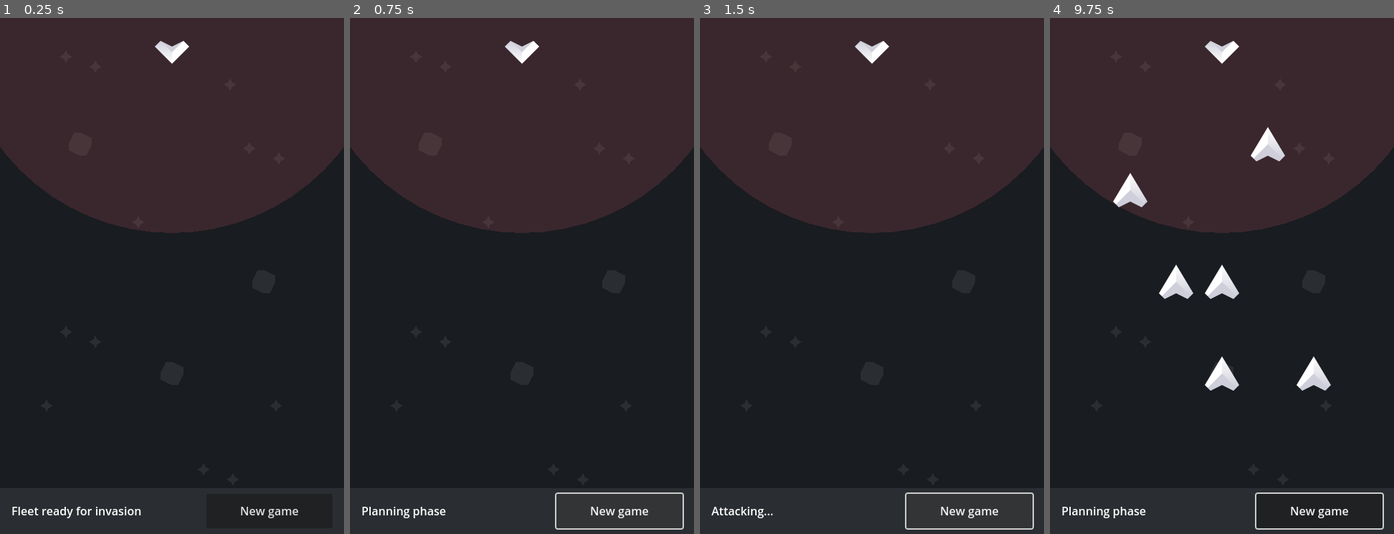
Above: before the commit, frames 1-4 (left to right).
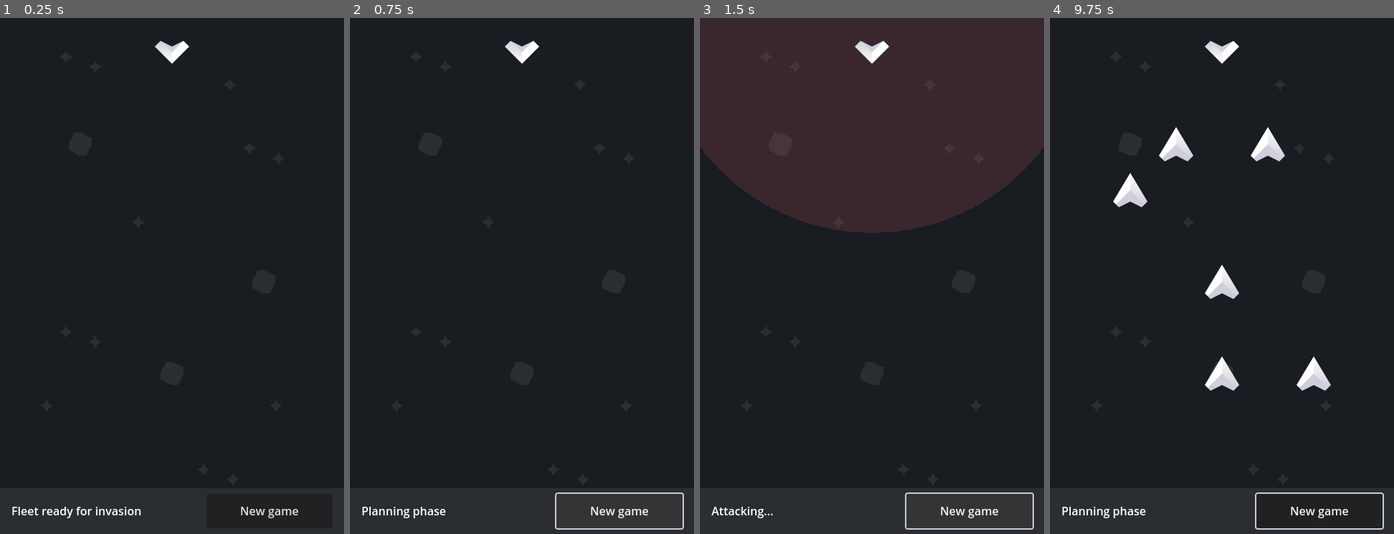
Above: after the commit, the same moments.

Repository: fabiomix/gmtk-2023
Game: Godot game, scene res://scenes/Main.tscn
The game is run twice, just before and just after one commit, with the same random seed, the same clock (stepped at 60 frames per second) and the same inputs.
Inputs (mouse positions are in pixels of both pictures, inside the frame that each line leads up to):
- Up to frame 1 (0.25 s): no input
- Up to frame 2 (0.75 s): click "New game" at 0.5 s
- Up to frame 3 (1.5 s): click "New game" at 1.25 s
- Up to frame 4 (9.75 s): click "New game" at 2 s; tap Enter at 2.75, 4.25, 5.75 s; move the mouse to (1297, 250) at 2.77 s; press the mouse at (1297, 250) at 2.78 s; tap Space at 3.5, 5, 6.5 s; move the mouse to (1153, 301) at 3.52 s; release the mouse at (1153, 301) at 3.53 s; click (1153, 301) at 3.6 s; move the mouse to (1256, 162) at 4.27 s; press the mouse at (1256, 162) at 4.28 s; move the mouse to (1204, 379) at 5.02 s; release the mouse at (1204, 379) at 5.03 s; click (1204, 379) at 5.1 s; move the mouse to (1325, 353) at 5.77 s; press the mouse at (1325, 353) at 5.78 s; move the mouse to (1118, 198) at 6.52 s; release the mouse at (1118, 198) at 6.53 s; click (1118, 198) at 6.6 s; move the mouse to (1239, 276) at 7.27 s; press the mouse at (1239, 276) at 7.28 s; move the mouse to (1170, 147) at 8.02 s; release the mouse at (1170, 147) at 8.03 s; click (1170, 147) at 8.1 s; move the mouse to (1297, 250) at 8.77 s; press the mouse at (1297, 250) at 8.78 s; move the mouse to (1153, 301) at 9.52 s; release the mouse at (1153, 301) at 9.53 s; click (1153, 301) at 9.6 s

The runs differ from the first frame. In frame 1, 36% of the frame differs, in the area x 0-100%, y 0-42%; in frame 2, 36%; in frame 3, nothing differs; in frame 4, 36%.
Error before the commit: Invalid access to property or key 'position' on a base object of type 'InputEventKey'. (res://scripts/GameBoard.gd:32)

Commit message:
show/hide fire range, another fix to LMB onclick event

Diff:
--- a/project.godot
+++ b/project.godot
@@ -22,14 +22,6 @@
 window/size/resizable=false
 window/handheld/orientation=1
 
-[input]
-
-lmb_click={
-"deadzone": 0.5,
-"events": [Object(InputEventMouseButton,"resource_local_to_scene":false,"resource_name":"","device":-1,"window_id":0,"alt_pressed":false,"shift_pressed":false,"ctrl_pressed":false,"meta_pressed":false,"button_mask":0,"position":Vector2(0, 0),"global_position":Vector2(0, 0),"factor":1.0,"button_index":1,"canceled":false,"pressed":false,"double_click":false,"script":null)
-]
-}
-
 [rendering]
 
 renderer/rendering_method="gl_compatibility"
--- a/scenes/GameBoard.tscn
+++ b/scenes/GameBoard.tscn
@@ -23,5 +23,6 @@
 layer_1/tile_data = PackedInt32Array()
 
 [node name="FireRange" type="Node2D" parent="."]
+visible = false
 position = Vector2(240, 0)
 script = ExtResource("3_eohd2")
--- a/scenes/Main.tscn
+++ b/scenes/Main.tscn
@@ -12,6 +12,9 @@
 
 [node name="GameBoard" parent="." instance=ExtResource("1_7sayr")]
 
+[node name="Defender" parent="." instance=ExtResource("2_stqie")]
+position = Vector2(240, 48)
+
 [node name="ButtonStart" type="Button" parent="."]
 offset_left = 288.0
 offset_top = 664.0
@@ -19,7 +22,4 @@
 offset_bottom = 712.0
 text = "New game"
 
-[node name="Defender" parent="." instance=ExtResource("2_stqie")]
-position = Vector2(240, 48)
-
 [connection signal="pressed" from="ButtonStart" to="." method="_on_button_start_pressed"]
--- a/scripts/GameBoard.gd
+++ b/scripts/GameBoard.gd
@@ -28,7 +28,7 @@
 
 # Detect user-clicked tile
 func _input(event):
-    if Input.is_action_pressed("lmb_click"):
+    if event is InputEventMouseButton and event.is_pressed():
         var selected_tile = check_valid_tile(event.position)
         if not is_plan_phase:
             print("Not in plan phase")
--- a/scripts/Main.gd
+++ b/scripts/Main.gd
@@ -11,13 +11,17 @@
     pass
 
 
-# Toggle plan/attack phase, which determines
-# whether the user can click on the map
+# Toggle plan/attack phase, which determines:
+# - whether the user can click on the map
+# - whether show the Hero and the fire range
+# - change button and label texts
 func _on_button_start_pressed():
     var is_plan_phase = not $GameBoard.is_plan_phase
     if is_plan_phase:
         $HUD/LabelPhase.text = "Planning phase"
+        $GameBoard/FireRange.visible = false
     else:
         $HUD/LabelPhase.text = "Attacking..."
+        $GameBoard/FireRange.visible = true
     print("is_plan_phase " + str(is_plan_phase))
     $GameBoard.is_plan_phase = is_plan_phase
